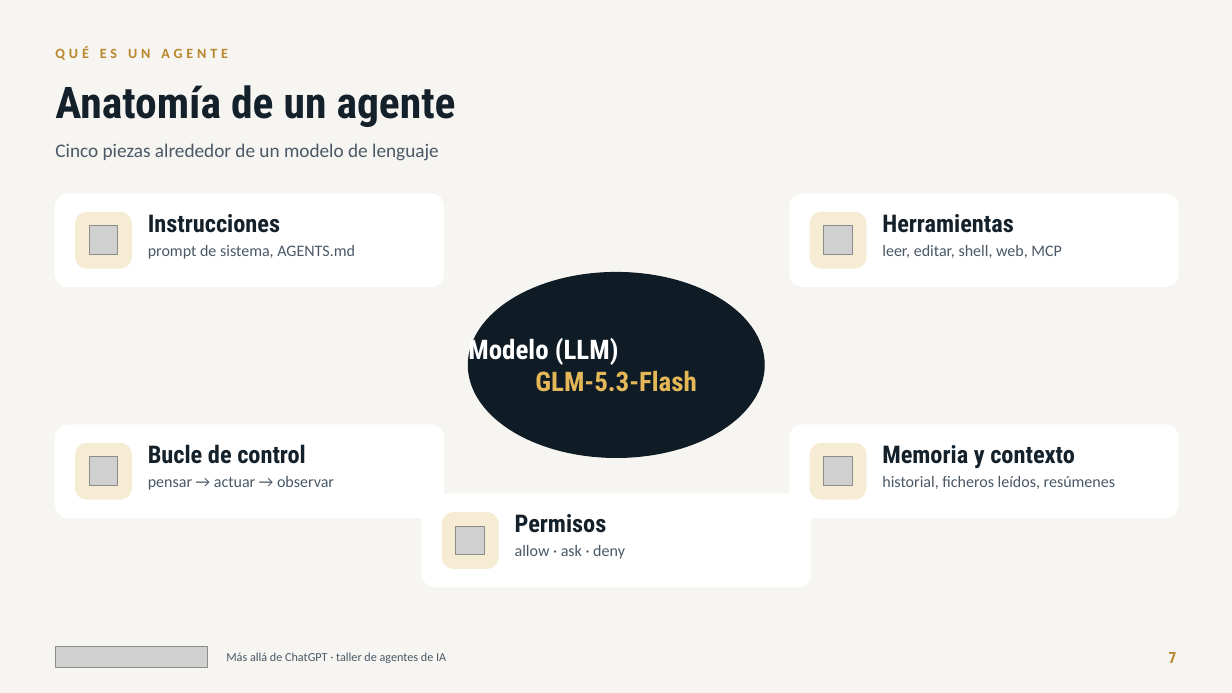
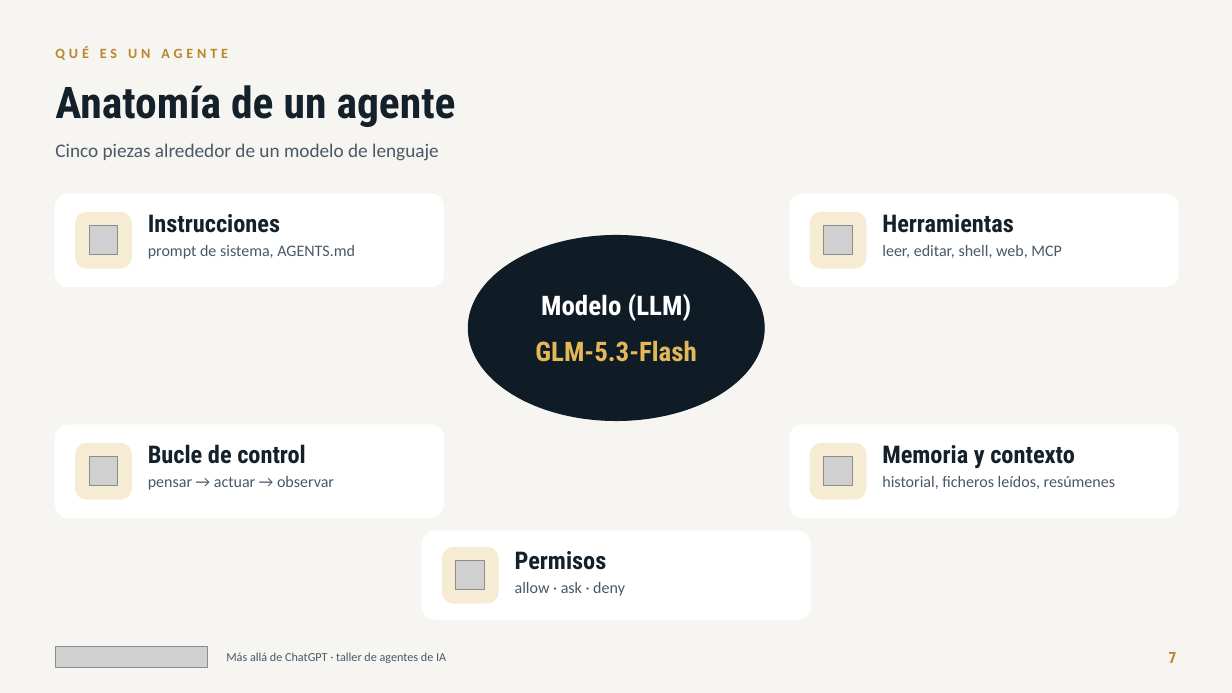
Before and after one commit to jlasherasTracasa/taller_semana_ia_2026, a slide deck: slide 7 of presentacion/taller-agentes-ia.pptx. Drawn at 1232x693 pixels with LibreOffice and Linux fonts; fonts in the diff are those of the drawing; grey boxes stand for pictures. Boxes give left, top, right and bottom in pixels: in the first picture for what was removed or moved away, otherwise in the second. Text is boxed around its words. In the diff, an @@ line names an element or a change of style, - is before the commit and + after.

```diff
--- a/presentacion/taller-agentes-ia.pptx
+++ b/presentacion/taller-agentes-ia.pptx
@@ ellipse: place and size @@
-ellipse at (469, 273, 764, 457)
+ellipse at (469, 236, 764, 421)
@@ text added at (541, 294, 692, 321), 21 pt, text #FFFFFF, bold @@
+Modelo (LLM)
@@ text at (535, 340, 696, 362): text changed @@
-Modelo (LLM)
-GLM-5.3-Flash
+GLM-5.3-Flash
@@ rounded rectangle: place and size @@
-rounded rectangle at (422, 494, 811, 587)
+rounded rectangle at (422, 531, 811, 619)
@@ rounded rectangle at (422, 531, 811, 619): proportions changed @@
@@ 1 picture, 1 text, 1 rounded rectangle: place and size @@
-1 picture, 1 text, 1 rounded rectangle at (443, 513, 607, 568)
+1 picture, 1 text, 1 rounded rectangle at (443, 547, 607, 603)
@@ text "allow · ask · deny": place and size @@
-text "allow · ask · deny" at (515, 545, 625, 559)
+text "allow · ask · deny" at (515, 582, 625, 596)
```
Also in this commit, not shown: 4 other files.
